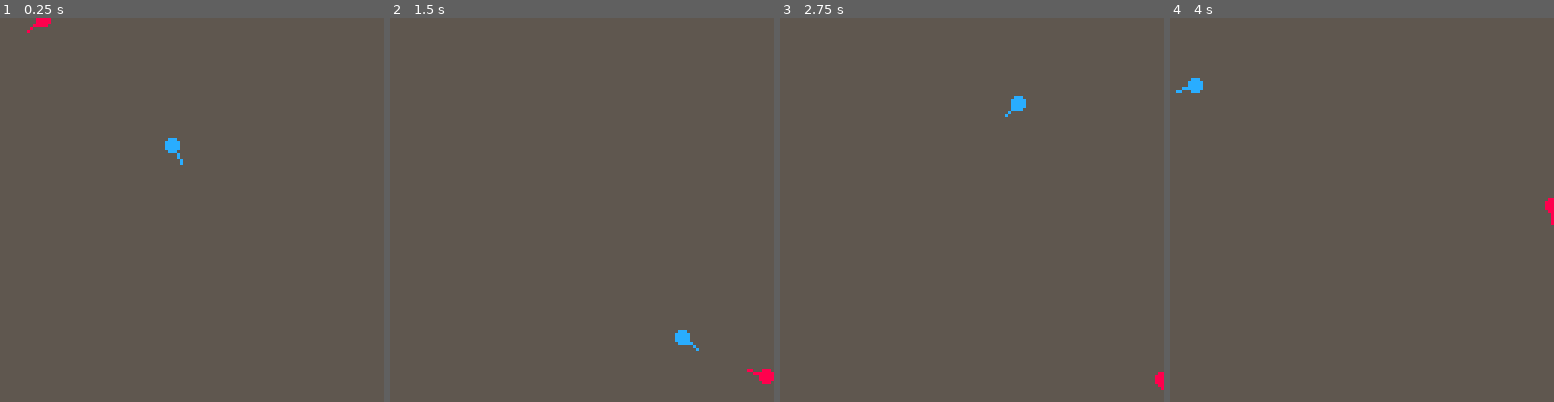
Above: before the commit, frames 1-4 (left to right).
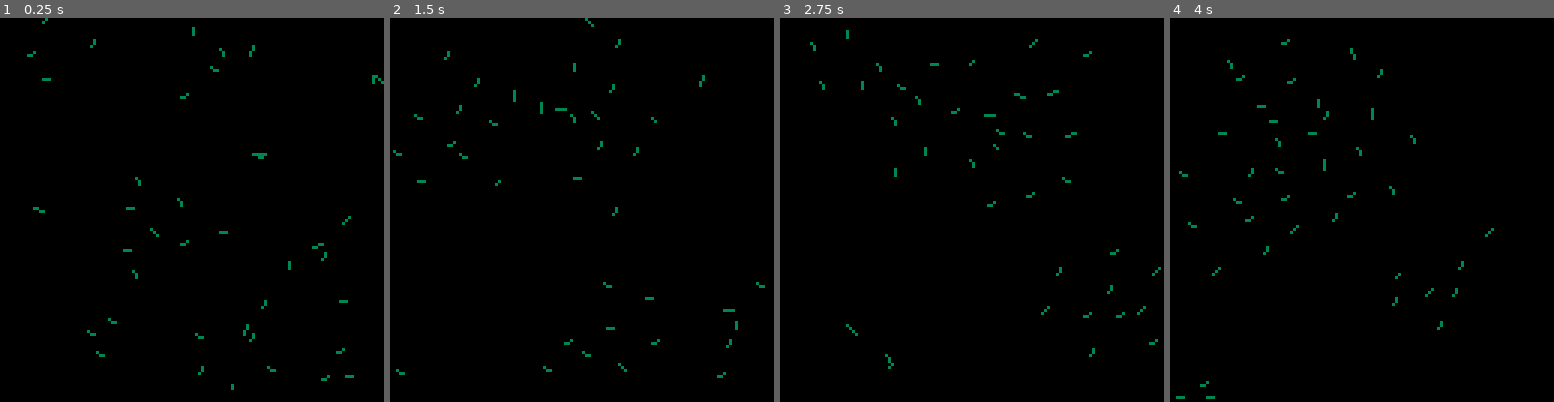
Above: after the commit, the same moments.

Repository: RobertCurry0216/pico-8
Game: PICO-8 cartridge practice/steering/main.p8
Same seed, same stepped clock (60 frames per second), same inputs: the game is played once before the commit and once after it.
Inputs:
- Up to frame 1 (0.25 s): no input
- Up to frame 2 (1.5 s): no input
- Up to frame 3 (2.75 s): no input
- Up to frame 4 (4 s): no input

The runs differ from the first frame. In frame 1, 100% of the frame differs, in the area x 0-100%, y 0-100%; in frame 2, 100%; in frame 3, 100%; in frame 4, 100%.

Commit message:
wander and flock

Diff:
--- /dev/null
+++ b/practice/steering/behaviours/flock.lua
@@ -0,0 +1,61 @@
+vechicles = {}
+
+function flock(vechicle)
+  local neighbors = find_neighbors(vechicle, vechicles)
+  local c = coherence(vechicle, neighbors) * 2
+  local s = seperation(vechicle, neighbors)
+  local a = alignment(vechicle, neighbors) * 3
+
+  local steering = c + s + a
+  steering:limit(vechicle.max_speed)
+  return steering
+end
+
+function find_neighbors(vechicle, vechicles)
+  local n = {}
+  for v in all(vechicles) do
+    local dist = v.pos - vechicle.pos
+    if v != vechicle then
+      if dist:magsq() < 400 then
+        add(n, v)
+      end
+    end
+  end
+  return n
+end
+
+function coherence(vechicle, neighbors)
+  local s = vector()
+  if (#neighbors == 0) return s
+
+  for v in all(neighbors) do
+    s += v.pos
+  end
+
+  local target = (s / #neighbors) - vechicle.pos
+  return target:norm()
+end
+
+function seperation(vechicle, neighbors)
+  local s = vector()
+  if (#neighbors == 0) return s
+
+  for v in all(neighbors) do
+    s -= (v.pos - vechicle.pos):norm()
+  end
+
+  return s
+end
+
+function alignment(vechicle, neighbors)
+  local s = vector()
+  if (#neighbors == 0) return s
+
+  for v in all(neighbors) do
+    s += v.vel
+  end
+
+  s = s / #neighbors
+
+  return s / 8
+end
--- /dev/null
+++ b/practice/steering/behaviours/wander.lua
@@ -0,0 +1,12 @@
+function wander()
+  local theta = 0
+
+  return function(vechicle)
+    local c = vechicle.vel:copy()
+    c:set_mag(10)
+    theta += rnd(0.3) - 0.15
+    local desired = c + vector.from_polar(theta + vechicle.vel:angle(), 1)
+    desired:limit(vechicle.max_speed)
+    return desired - vechicle.vel
+  end
+end
--- a/practice/steering/lib/vector.lua
+++ b/practice/steering/lib/vector.lua
@@ -32,8 +32,16 @@
   )
 end
 
+function vector:mag()
+  return sqrt(self.x*self.x + self.y*self.y)
+end
+
+function vector:magsq()
+  return self.x*self.x + self.y*self.y
+end
+
 function vector:__len()
-  return sqrt(self.x*self.x + self.y*self.y)
+  return self:mag()
 end
 
 function vector:copy()
@@ -82,3 +90,9 @@
   self.x = x or 0
   self.y = y or 0
 end
+
+function vector.from_polar(theta, mag)
+  mag = mag or 1
+  local v = vector(cos(theta), -sin(theta)) * mag
+  return v
+end
--- a/practice/steering/main.lua
+++ b/practice/steering/main.lua
@@ -1,16 +1,19 @@
 function _init()
-  target = vechicle(vector(rnd(128),rnd(128)), 12, random())
-  persuer = vechicle(vector(rnd(128),rnd(128)), 8, evade)
+  for i=1,40 do
+    add(vechicles, vechicle(vector(rnd(128),rnd(128)), 3, flock, 1.2))
+  end
 end
 
 function _update()
   timer:update()
-  target:update()
-  persuer:update(target)
+  for v in all(vechicles) do
+    v:update()
+  end
 end
 
 function _draw()
-  cls(5)
-  target:draw()
-  persuer:draw()
+  cls()
+  for v in all(vechicles) do
+    v:draw()
+  end
 end
--- a/practice/steering/main.p8
+++ b/practice/steering/main.p8
@@ -16,6 +16,8 @@
 #include behaviours/flee.lua
 #include behaviours/persue.lua
 #include behaviours/evade.lua
+#include behaviours/wander.lua
+#include behaviours/flock.lua
 
 --classes
 #include vechicle.lua
--- a/practice/steering/vechicle.lua
+++ b/practice/steering/vechicle.lua
@@ -1,11 +1,11 @@
 vechicle = class:extend()
 
-function vechicle:new(pos, col, steering)
+function vechicle:new(pos, col, steering, ms)
   self.pos = pos
-  self.vel = vector(0,0)
   self.col = col
   self.steering = steering
-  self.max_speed = 2
+  self.max_speed = ms or 2
+  self.vel = vector.from_polar(rnd(), self.max_speed)
 end
 
 function vechicle:update(target)
@@ -17,9 +17,9 @@
 end
 
 function vechicle:draw()
-  local e = self.pos + (self.vel * 3)
+  local e = self.pos + (self.vel * 2)
   line(self.pos.x, self.pos.y, e.x, e.y, self.col)
-  circfill(self.pos.x, self.pos.y, 2)
+  --circfill(self.pos.x, self.pos.y, 2)
 end
 
 function vechicle:wrap()
